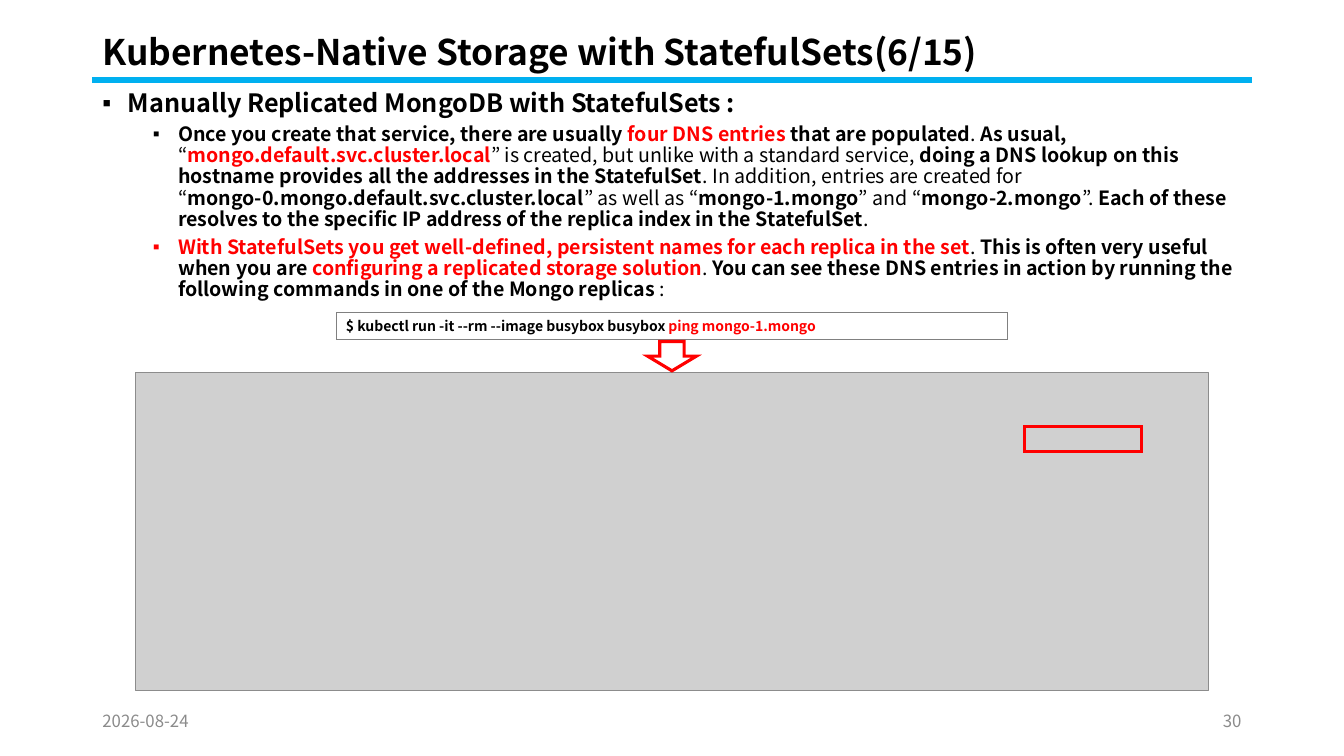
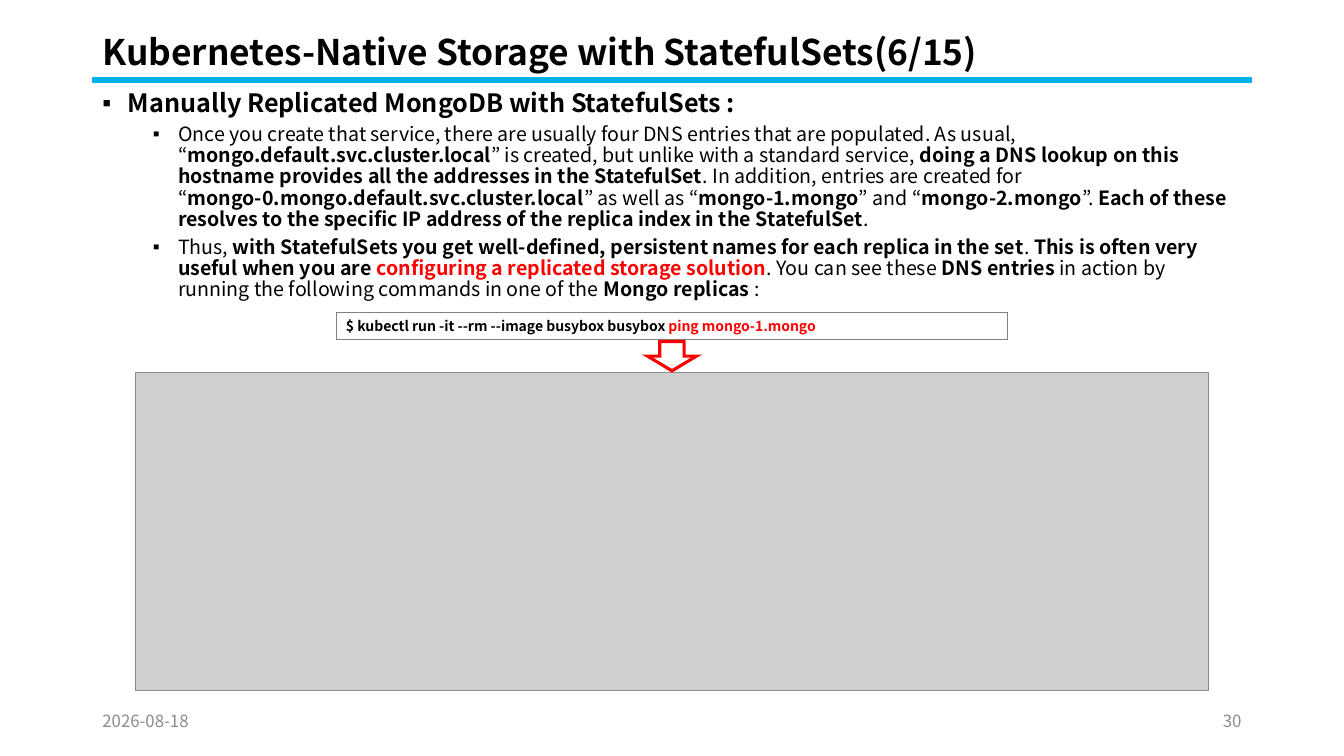
Before and after one commit to knix008/TestSimulator, a slide deck: slide 30 of Kubernetes/Kubernetes Part 05-2026.08.25.pptx. Drawn at 1344x756 pixels with LibreOffice and Linux fonts; fonts in the diff are those of the drawing; grey boxes stand for pictures. Boxes give left, top, right and bottom in pixels: in the first picture for what was removed or moved away, otherwise in the second. Text is boxed around its words. In the diff, an @@ line names an element or a change of style, - is before the commit and + after.

```diff
--- a/Kubernetes/Kubernetes Part 05-2026.08.25.pptx
+++ b/Kubernetes/Kubernetes Part 05-2026.08.25.pptx
@@ text at box(178, 125, 1226, 231): text colour #FF0000 to #000000 in "four DNS entries “mongo.default.svc.cluster.local”"; bold off in "Once you create that service, there are ..." @@
@@ text at box(178, 238, 1198, 301): text changed @@
-  ▪ With StatefulSets you get well-defined, persistent names for each replica in the set. This is often very useful when you are configuring a replicated storage solution. You can see these DNS entries in action by running the following commands in one of the Mongo replicas :
+  ▪ Thus, with StatefulSets you get well-defined, persistent names for each replica in the set. This is often very useful when you are configuring a replicated storage solution. You can see these DNS entries in action by running the following commands in one of the Mongo replicas :
@@ rectangle removed at box(1025, 426, 1142, 452) @@
@@ text at box(102, 714, 188, 727): text changed @@
-2026-08-24
+2026-08-18
```
Also in this commit, not shown: 101 other slides changed, 17 other files.
